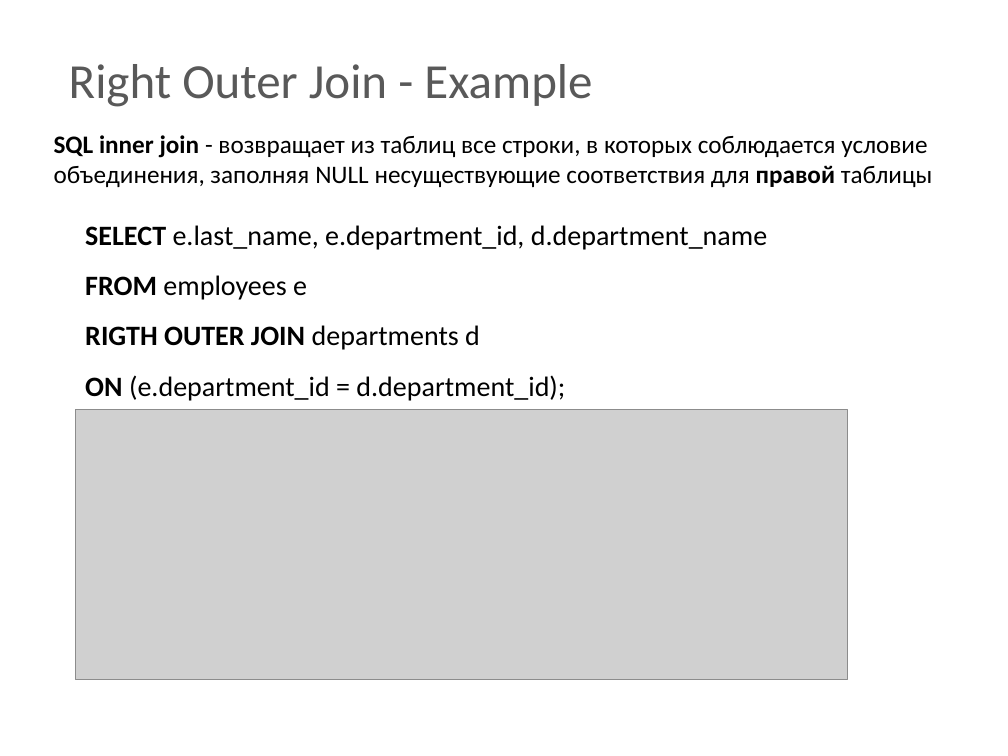
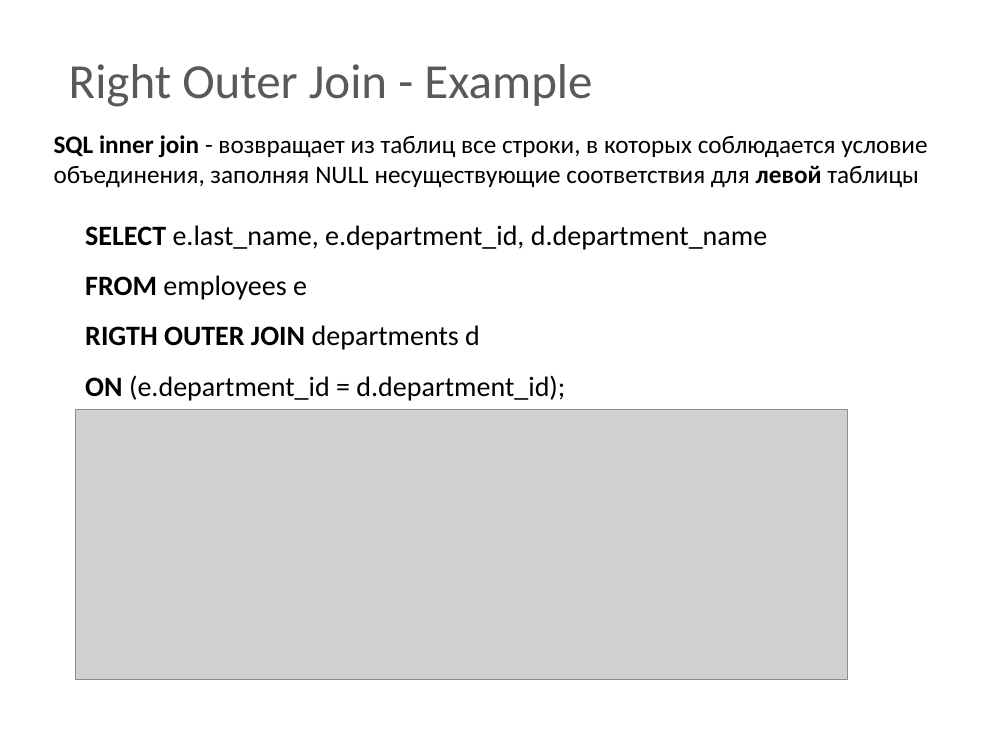
Before and after one commit to BigRacer/swtesting, a slide deck: slide 37 of 7.SQL Intro/SQL.pptx. Drawn at 1008x756 pixels with LibreOffice and Linux fonts; fonts in the diff are those of the drawing; grey boxes stand for pictures; background and template pictures are left out. Boxes give left, top, right and bottom in pixels: in the first picture for what was removed or moved away, otherwise in the second. Text is boxed around its words. In the diff, an @@ line names an element or a change of style, - is before the commit and + after.

```diff
--- a/7.SQL Intro/SQL.pptx
+++ b/7.SQL Intro/SQL.pptx
@@ text at <box>54,135,927,187</box>: text changed @@
-SQL inner join - возвращает из таблиц все строки, в которых соблюдается условие объединения, заполняя NULL несуществующие соответствия для правой таблицы
+SQL inner join - возвращает из таблиц все строки, в которых соблюдается условие объединения, заполняя NULL несуществующие соответствия для левой таблицы
```
Also in this commit, not shown: 1 other slide changed.
